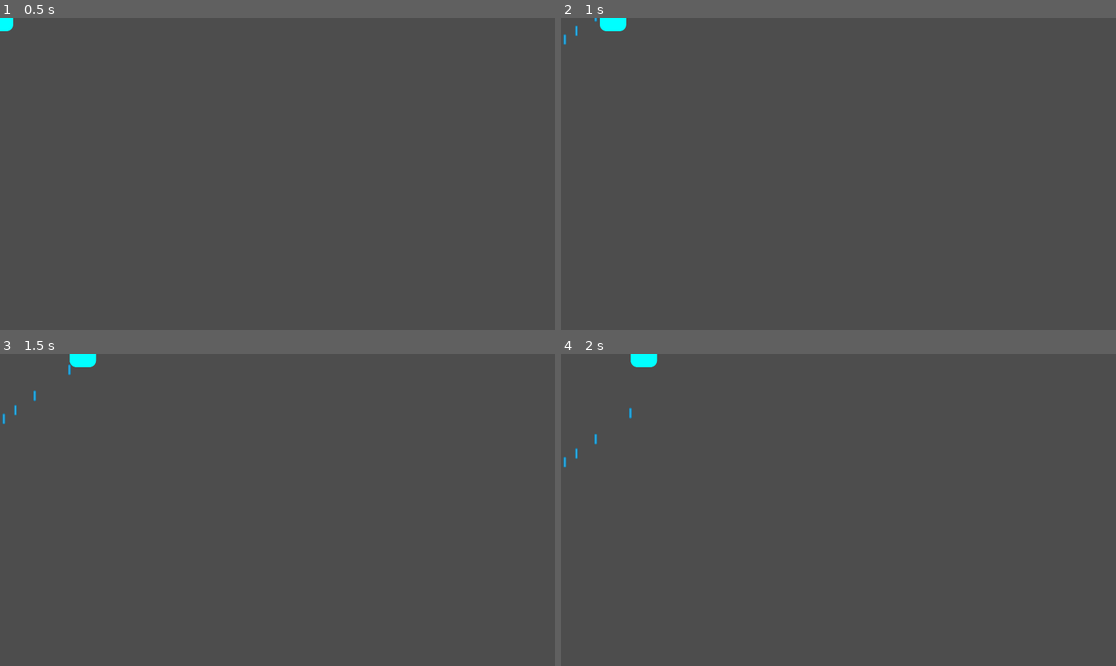
Above: before the commit, frames 1-4 (two rows, left to right).
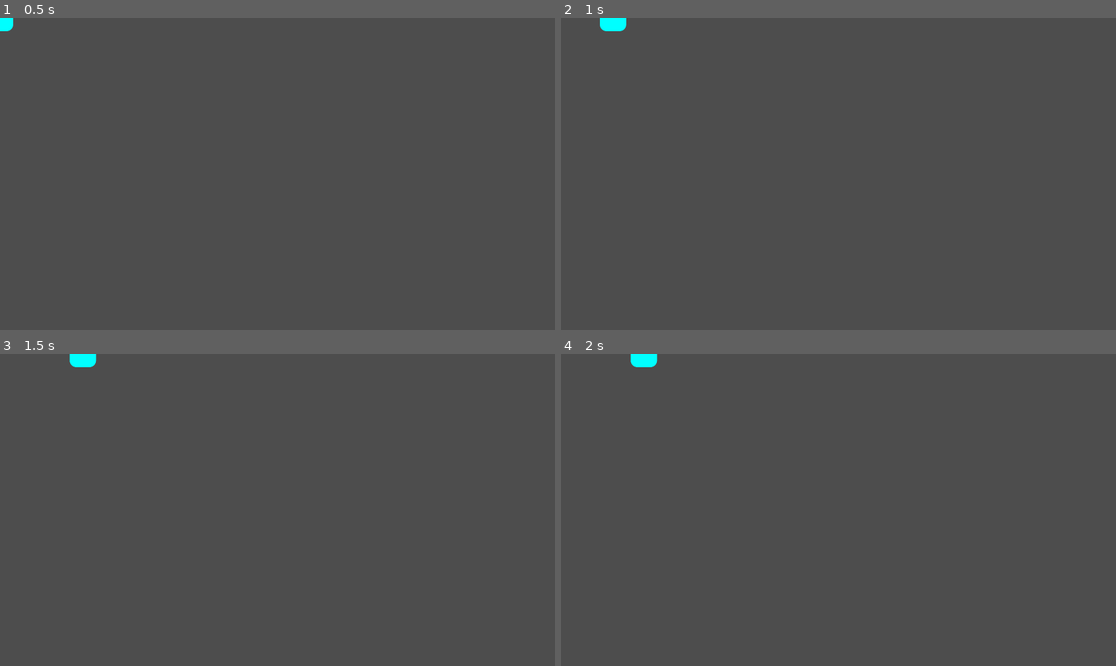
Above: after the commit, the same moments.

Repository: michael-j-coyne/space-defense
Game: Godot game, scene res://left_right_game/scenes/lr_player.tscn
Same seed, same stepped clock (60 frames per second), same inputs: the game is played once before the commit and once after it. The project has no main scene, so this scene is started directly.
Inputs (mouse positions are in pixels of both pictures, inside the frame that each line leads up to):
- Up to frame 1 (0.5 s): no input
- Up to frame 2 (1 s): tap Enter (ui_accept) at 0.5, 0.6, 0.77 s; move the mouse to (960, 158) at 0.52 s; hold Right (ui_right) from 0.53 s (still down); click (960, 158) at 0.67 s
- Up to frame 3 (1.5 s): tap Enter (ui_accept) at 1.07 s; release Right (ui_right) at 1.25 s; drag from (166, 525) to (83, 354) at 1.27 s
- Up to frame 4 (2 s): no input

Frame 1 is identical in both runs. In frame 2, less than 0.1% of the frame differs, in the area x 0-7%, y 0-9%; in frame 3, less than 0.1%, in the area x 0-13%, y 3-23%; in frame 4, less than 0.1%.

Commit message:
Replace TODO with note to self

Diff:
--- a/left_right_game/scenes/lr_player.gd
+++ b/left_right_game/scenes/lr_player.gd
@@ -10,8 +10,9 @@
 	if Input.is_action_pressed("ui_left"):
 		velocity.x -= 1
 	if Input.is_action_just_released("ui_accept"):
-		# TODO: fix hardcoded Vector2 (which is velocity of projectile)... and figure out how I want to handle this
-		$GunComponent.shoot(Vector2(0, 1))
+		# Note: in the future we may want to be able to shoot in a particular direction
+		var direction = Vector2(0, -1).normalized()
+		$GunComponent.shoot(direction)
 
 	if velocity.length() > 0:
 		velocity = velocity.normalized() * speed
